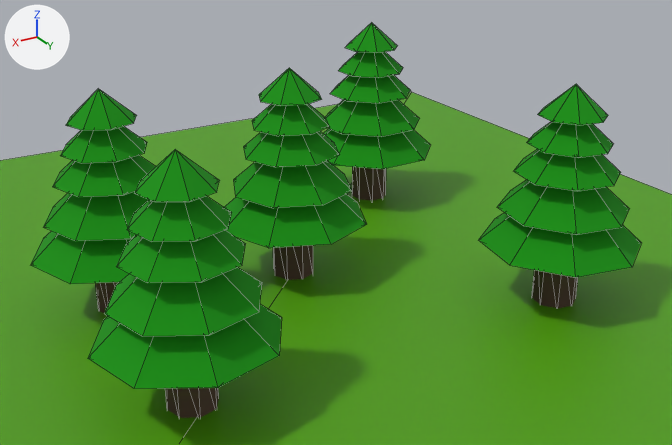
One commit to the glTF model example_scene.glb: the scene before it, then after it.
The view is the same before and after, from a 50 mm lens placed at (6.43, 12.07, 6.72), pointed at (-0.19, 1.03, 1.2). The lights are fixed; the arrows at upper left show +X, +Y and +Z. Mesh edges are drawn as thin lines. Where no turn or scale is listed for an object, it has been applied to the vertices.

Names of what the first picture shows: 'ground', 'pine', 'pine.001', 'pine.002', 'pine.003', 'pine.004'.
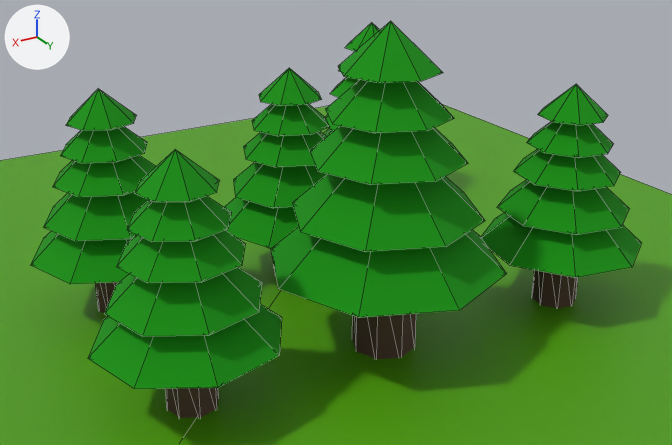
What the commit changed:
Mesh me_cylinder_003 is new.
It is an 8-sided cylinder along z spanning x -0.45..0.45, y -0.45..0.45, z -0.14..1.41, material slot 0; an 8-sided cone pointing to +z spanning x -1.3..1.3, y -1.3..1.3, z 2.0..3.17, material slot 1; an 8-sided cone pointing to +z spanning x -1.62..1.62, y -1.62..1.62, z 1.28..2.75, material slot 1; an 8-sided cone pointing to +z spanning x -1.04..1.04, y -1.04..1.04, z 2.76..3.7, material slot 1; an 8-sided cone pointing to +z spanning x -0.83..0.83, y -0.83..0.83, z 3.34..4.09, material slot 1; an 8-sided cone pointing to +z spanning x -0.66..0.66, y -0.66..0.66, z 3.9..4.5, material slot 1.
It uses material mat_tree_bark (brown #563f34).
It uses material mat_tree_branches (green #0c8f00).
Object 'pine.005' (ob_pine_005) is new; it shows me_cylinder_003.
Its location is (0.01, 2.66, 0.0).

Location of each change, (x1, y1, x2, y2) in pixels of the pictures (672 x 445 px):
'pine.005', added (green): after (271, 21, 507, 359)
    faces in mat_tree_branches (green #0c8f00): (271, 21, 507, 318)
    faces in mat_tree_bark (brown #563f34): (352, 313, 416, 359)
'pine.003', unchanged, covered by the edit: before (323, 23, 431, 200); after (323, 23, 380, 136)
